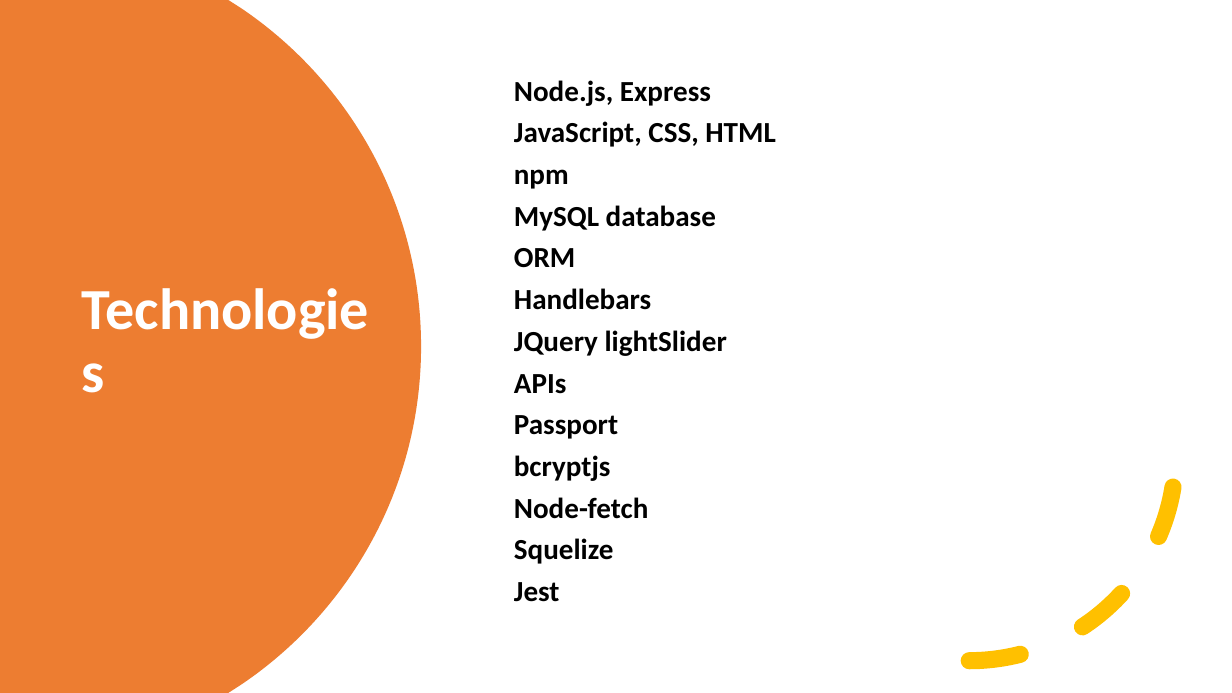
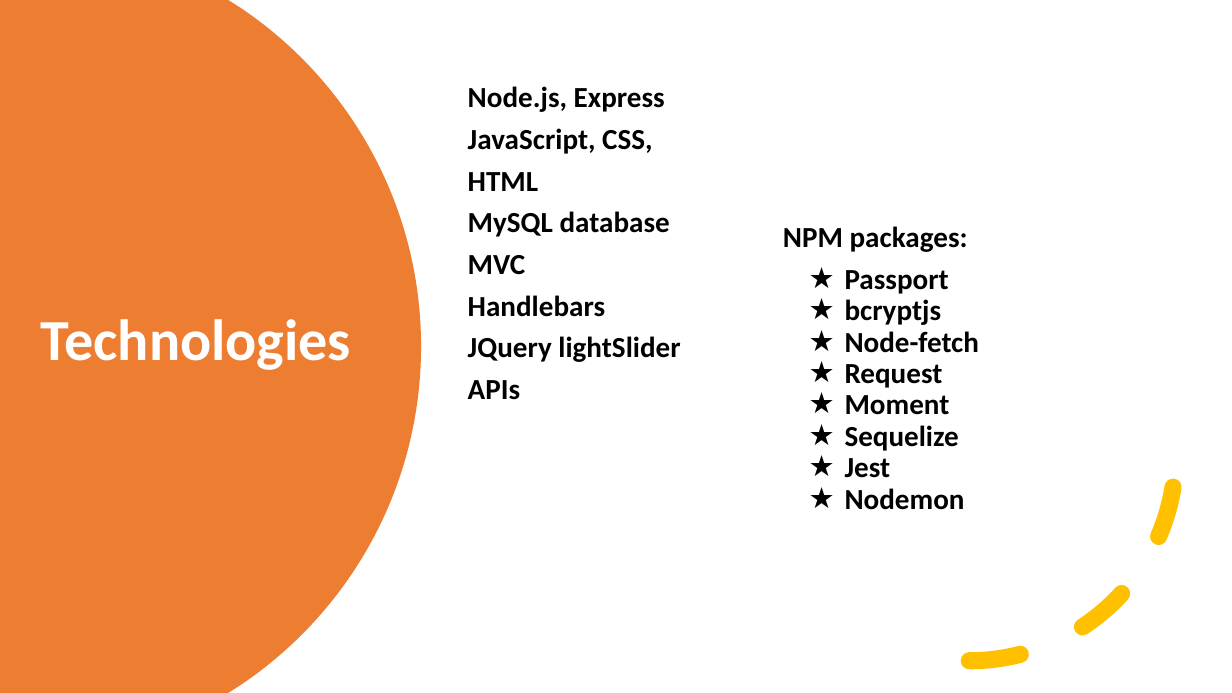
Before and after one commit to nagck/NOVELty, a slide deck: slide 6 of assets/novelty.pptx. Drawn at 1232x693 pixels with LibreOffice and Linux fonts; fonts in the diff are those of the drawing. Boxes give left, top, right and bottom in pixels: in the first picture for what was removed or moved away, otherwise in the second. Text is boxed around its words. In the diff, an @@ line names an element or a change of style, - is before the commit and + after.

```diff
--- a/assets/novelty.pptx
+++ b/assets/novelty.pptx
@@ text "Node.js, Express": place and size @@
-text "Node.js, Express" at box(514, 80, 776, 602)
+text "Node.js, Express" at box(468, 86, 680, 400)
@@ text at box(468, 86, 680, 400): less space between paragraphs @@
@@ title "Technologies" rewrapped from box(69, 117, 392, 568) to box(41, 319, 351, 370) @@
@@ text at box(468, 128, 652, 191): text changed @@
-• JavaScript, CSS, HTML
-• npm
+• JavaScript, CSS,
+• HTML
@@ text added at box(783, 226, 980, 510), 17 pt, text #000000, bold @@
+NPM packages:
+★ Passport
+★ bcryptjs
+★ Node-fetch
+★ Request
+★ Moment
+★ Sequelize
+★ Jest
+★ Nodemon
@@ text at box(468, 255, 526, 275): text changed @@
-• ORM
+• MVC
@@ arc (boxed as its full ellipse) at box(763, 248, 1175, 660): proportions changed; mirrored; rotation 0 to 180 degrees @@
@@ text at box(514, 415, 649, 602): paragraphs removed @@
-• Passport
-• bcryptjs
-• Node-fetch
-• Squelize
-• Jest
```
Also in this commit, not shown: 11 other slides changed, 2 slides added, 1 slide removed.
